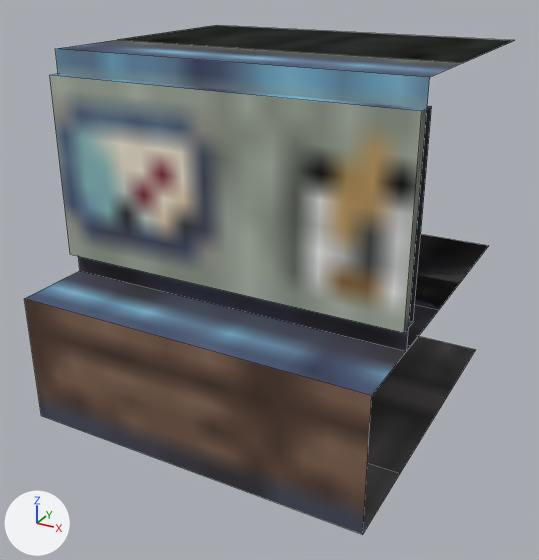
One commit to the OBJ model src/main/resources/assets/create_biotech/models/block/slime_culture_chamber/part_7.obj: the scene before it, then after it.
The view is the same before and after, from a 50 mm lens placed at (1.46, -2.283, 1.23), pointed at (0.512, -0.559, 0.368). The lights are fixed; the arrows at lower left show +X, +Y and +Z. The first picture is the older version. Mesh edges are drawn as thin lines. Where no turn or scale is listed for an object, it has been applied to the vertices. Vertices at exactly the same position are counted once.

In view in the first picture: 'part_7'.
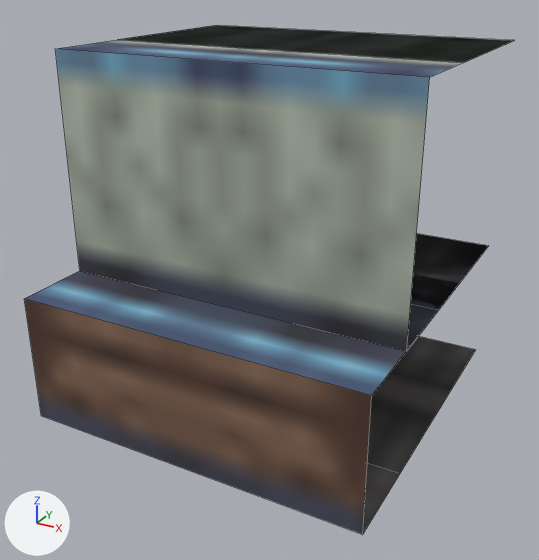
The change, as a list of edits to the scene's bpy script:
```text
Add img_atlas:
    img_atlas = load_image('atlas', '../../../textures/block/slime_culture_chamber/atlas.png', 256, 128, 'sRGB')
Change mat_materials:
    mat_materials.texture: img_materials -> img_atlas
Change me_part_7:
    used by ob_part_7; location = (0.0, 0.0, 0.0)
    remove me_part_7.from_pydata(...)  # 30 vertices, 14 faces; spans x 0.0..1.0, y -1.0..0.0, z 0.0..1.0
    add me_part_7.from_pydata(...)  # 22 vertices, 10 faces; spans x 0.0..1.0, y -1.0..0.0, z 0.0..1.0
    me_part_7 part 1: the loose piece of 8 vertices spanning x 0.0..1.0, y -0.812..-0.75, z 0.438..0.938 is deleted
    me_part_7 part 2: 10 kept faces spanning x 0.0..1.0, y -1.0..0.0, z 0.0..1.0 get new texture (UV) coordinates
```

Location of each change, (x1, y1, x2, y2) in pixels of the pictures (539 x 560 px):
'part_7', surface changed, reshaped
    both: (24, 25, 515, 534)
part 1 of me_part_7, deleted
    before: (50, 74, 432, 333)
part 2 of me_part_7, surface changed
    both: (58, 38, 483, 513)
